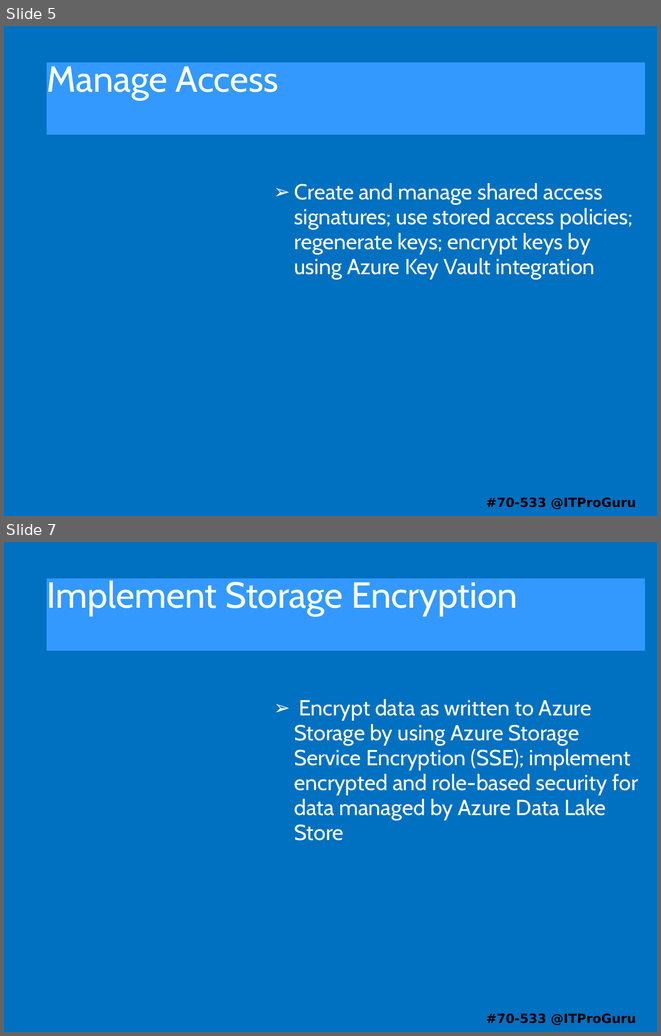
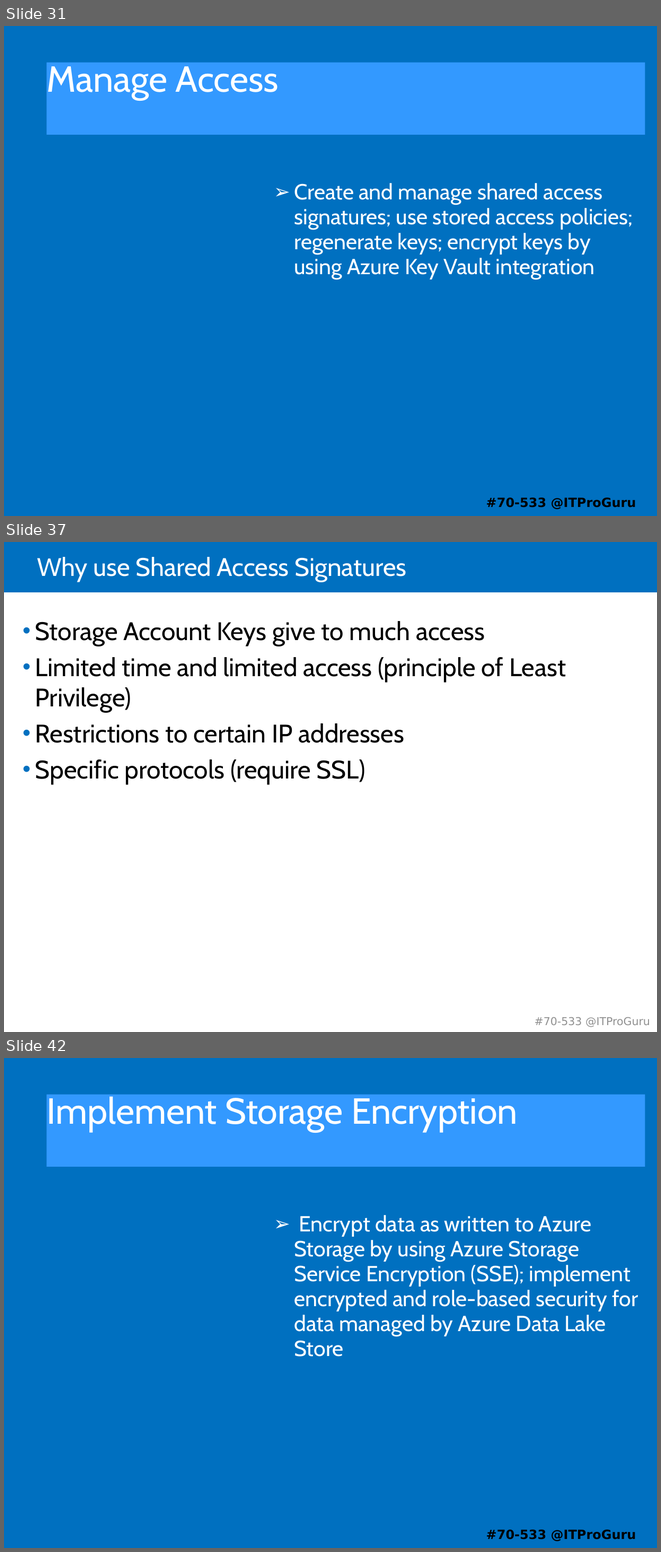
Before and after one commit to guruskill/70-533, a slide deck: 70-533-03-Storage.pptx. Shown one above the other, each under a label of ours: slides 5 and 7 before the commit, slides 31, 37 and 42 after it; the slides between them are not shown. The pictures are 661x1036 and 661x1552 pixels, drawn with LibreOffice and Linux fonts; fonts in the diff are those of the drawing. Boxes give left, top, right and bottom in pixels: in the first picture for what was removed or moved away, otherwise in the second. Text is boxed around its words. In the diff, an @@ line names an element or a change of style, - is before the commit and + after.

Commit message:
Add Storage first draft

```diff
--- a/70-533-03-Storage.pptx
+++ b/70-533-03-Storage.pptx
@@ slide 37 added at (4,542,657,1032), background #FFFFFF @@
@@ rectangle added at (4,542,657,592), fill #0070C0 @@
@@ title added at (37,557,407,582), 28 pt, text #FFFFFF @@
+Why use Shared Access Signatures
@@ text added at (35,621,566,784), 28 pt, text #000000 @@
+• Storage Account Keys give to much access
+• Limited time and limited access (principle of Least Privilege)
+• Restrictions to certain IP addresses
+• Specific protocols (require SSL)
@@ text added at (535,1017,650,1027), 12 pt, text #909090 @@
+#70-533 @ITProGuru
@@ what was slide 5 is now slide 31 @@
@@ what was slide 7 is now slide 42 @@
```
Also in this commit, not shown: 1 slide changed, 52 other slides added, 4 slides removed.
